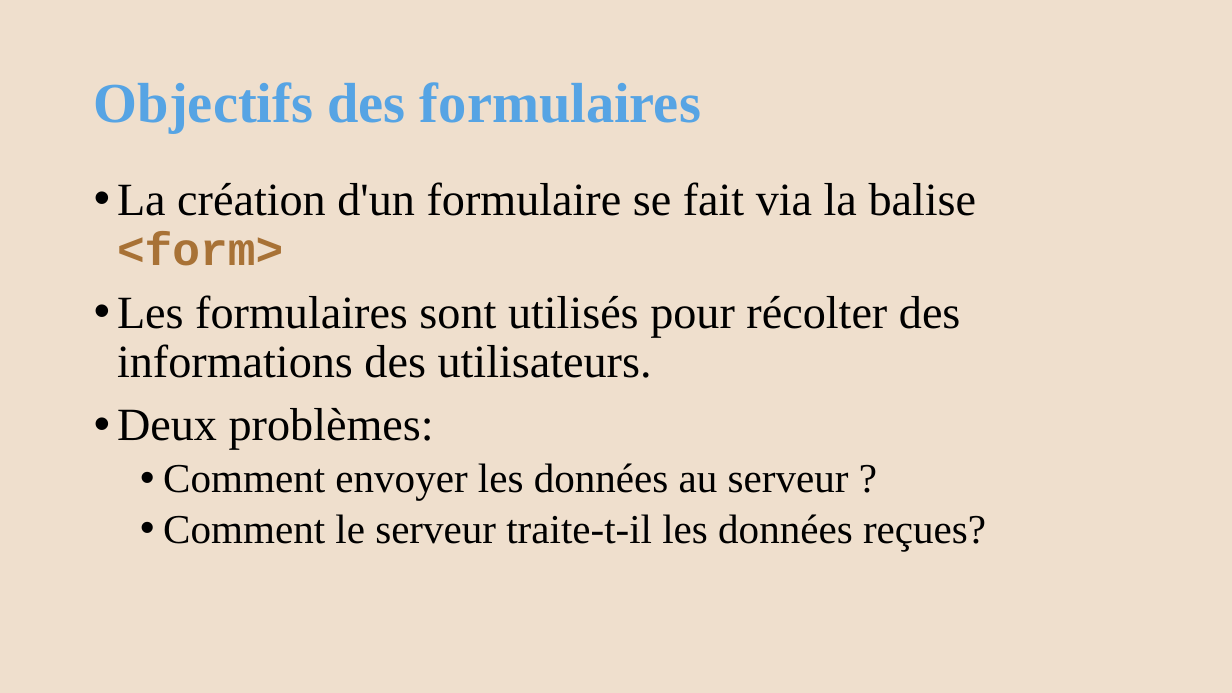
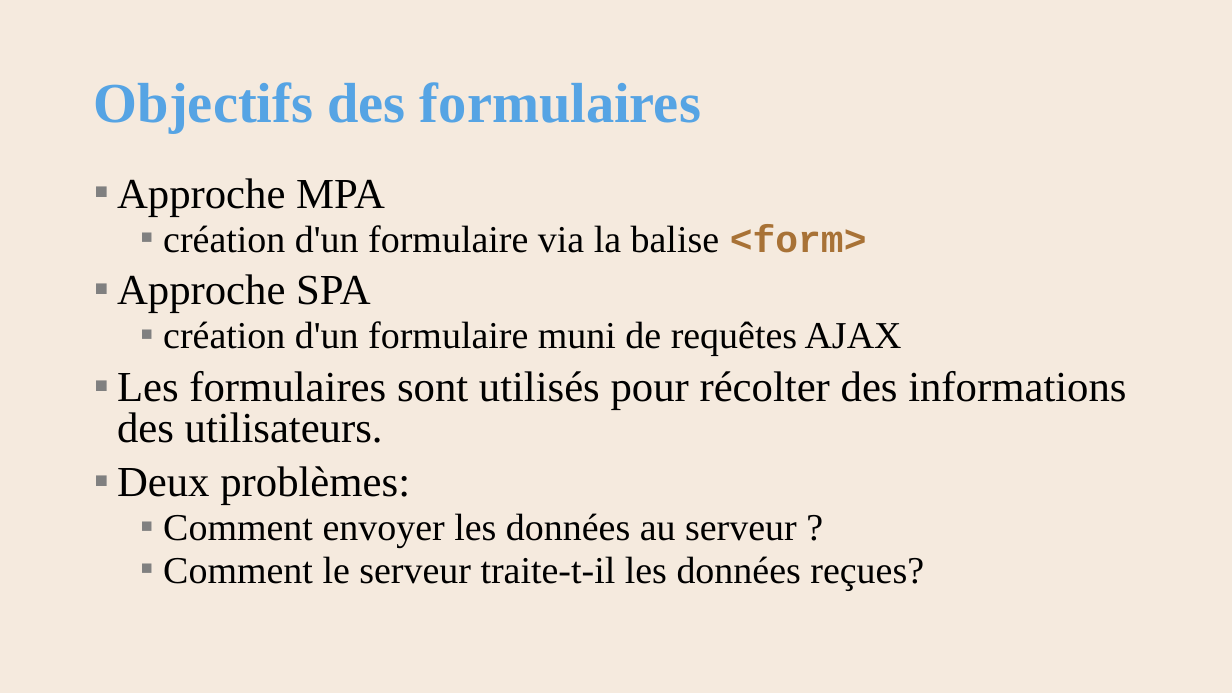
Before and after one commit to AlainWafflard/4IPW3, a slide deck: slide 7 of syllabus/13_formulaire_HTML/syllabus_13_form.pptx (slide 5 before the commit). Drawn at 1232x693 pixels with LibreOffice and Linux fonts; fonts in the diff are those of the drawing; background and template pictures are left out. Boxes give left, top, right and bottom in pixels: in the first picture for what was removed or moved away, otherwise in the second. Text is boxed around its words. In the diff, an @@ line names an element or a change of style, - is before the commit and + after.

```diff
--- a/syllabus/13_formulaire_HTML/syllabus_13_form.pptx
+++ b/syllabus/13_formulaire_HTML/syllabus_13_form.pptx
@@ background #EFDFCD to #F5EADE @@
@@ text at box(117, 178, 902, 356): text changed; size 36 to 29.6 pt @@
-• La création d'un formulaire se fait via la balise <form>
+▪ Approche MPA
+  ▪ création d'un formulaire via la balise <form>
+▪ Approche SPA
+  ▪ création d'un formulaire muni de requêtes AJAX
@@ text at box(117, 371, 1126, 590): size 36 to 33.3 pt in "Les formulaires sont utilisés pour récolter des ...", "Deux problèmes:"; size 32 to 29.6 pt in "Comment envoyer les données au serveur ?", "Comment le serveur traite-t-il les données reçues?"; bullet • to ▪; line spacing 0.9 to 0.8 @@
```
Also in this commit, not shown: 25 other slides changed, 2 slides added, 23 other files.
